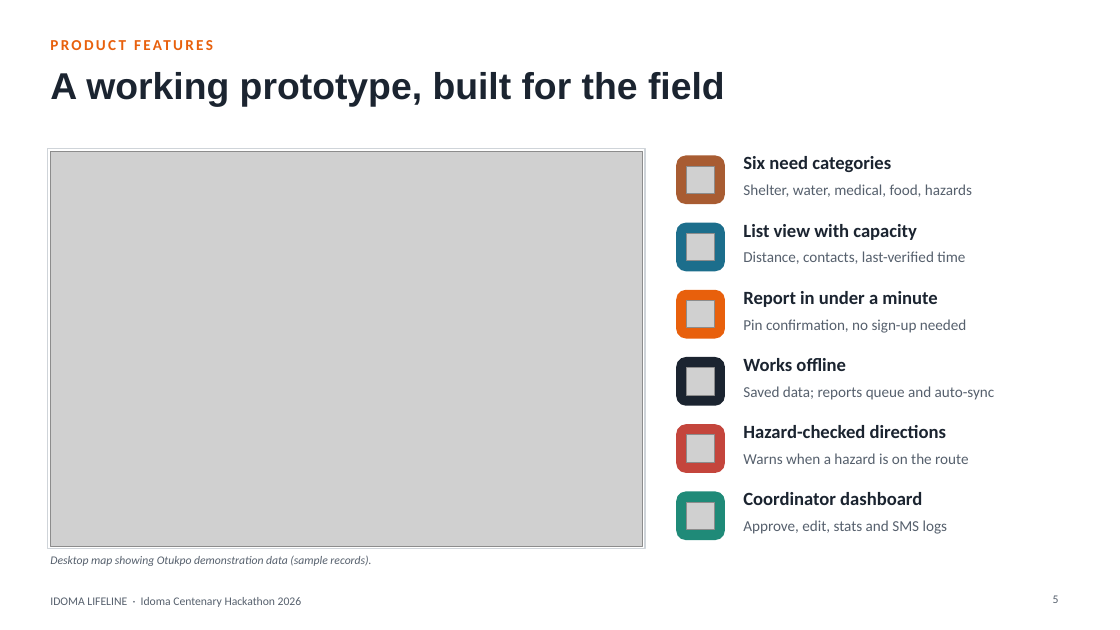
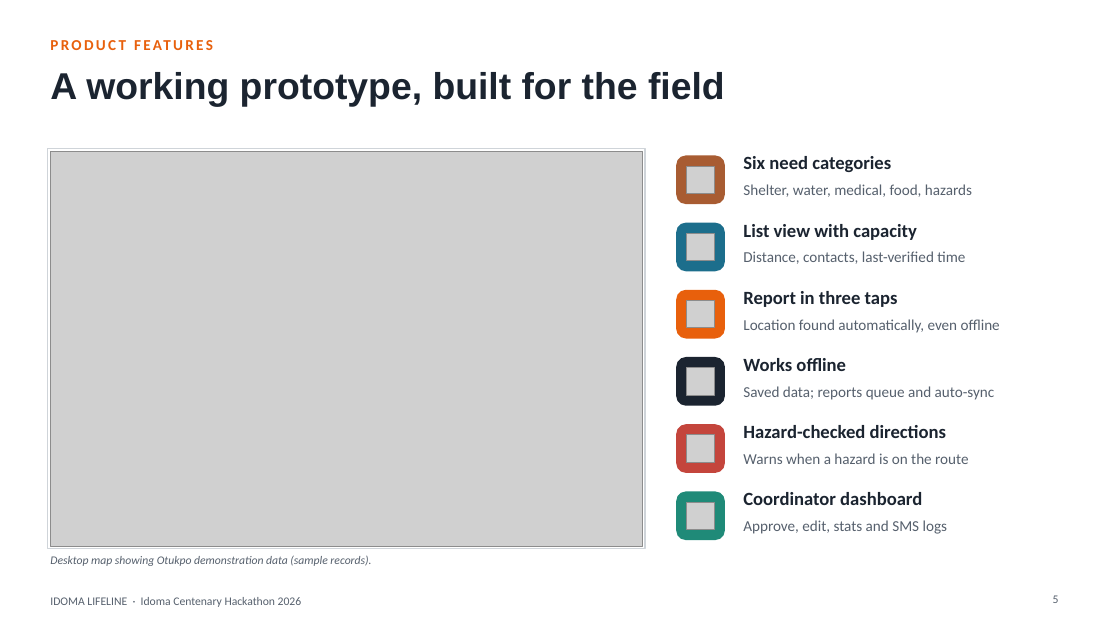
Before and after one commit to Abzmoni/idoma-lifeline, a slide deck: slide 5 of pitch/Idoma_Lifeline_Pitch_Deck_2026_updated.pptx. Drawn at 1120x630 pixels with LibreOffice and Linux fonts; fonts in the diff are those of the drawing; grey boxes stand for pictures. Boxes give left, top, right and bottom in pixels: in the first picture for what was removed or moved away, otherwise in the second. Text is boxed around its words. In the diff, an @@ line names an element or a change of style, - is before the commit and + after.

```diff
--- a/pitch/Idoma_Lifeline_Pitch_Deck_2026_updated.pptx
+++ b/pitch/Idoma_Lifeline_Pitch_Deck_2026_updated.pptx
@@ text at (743, 291, 898, 307): text changed @@
-Report in under a minute
+Report in three taps
@@ text at (743, 319, 1000, 333): text changed @@
-Pin confirmation, no sign-up needed
+Location found automatically, even offline
```
Also in this commit, not shown: 13 other files.
